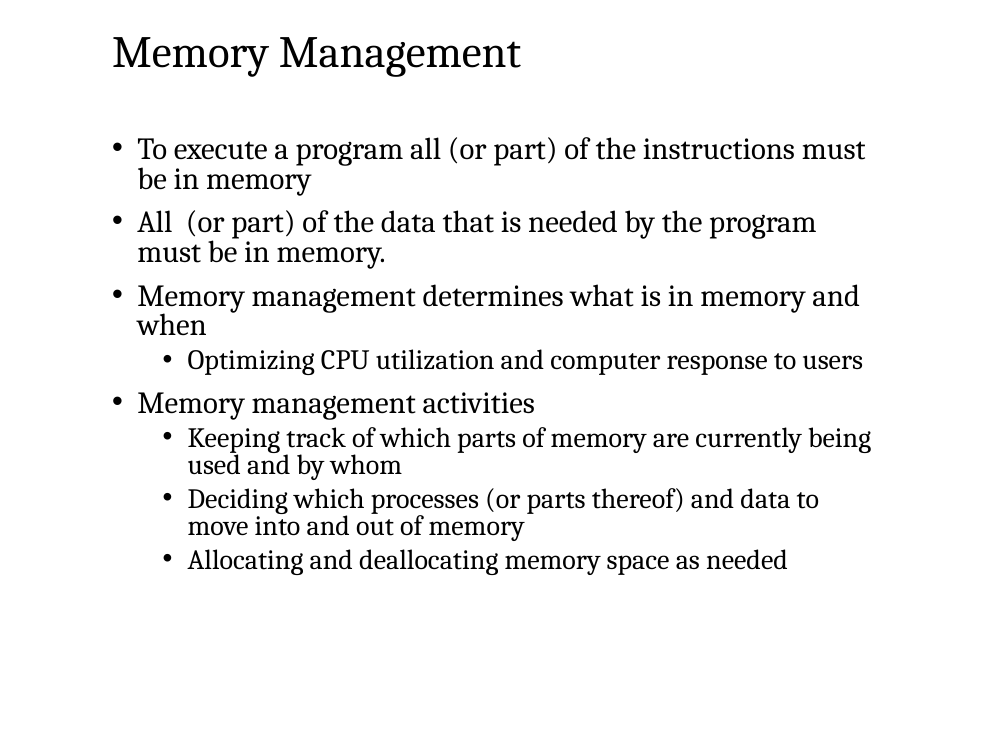
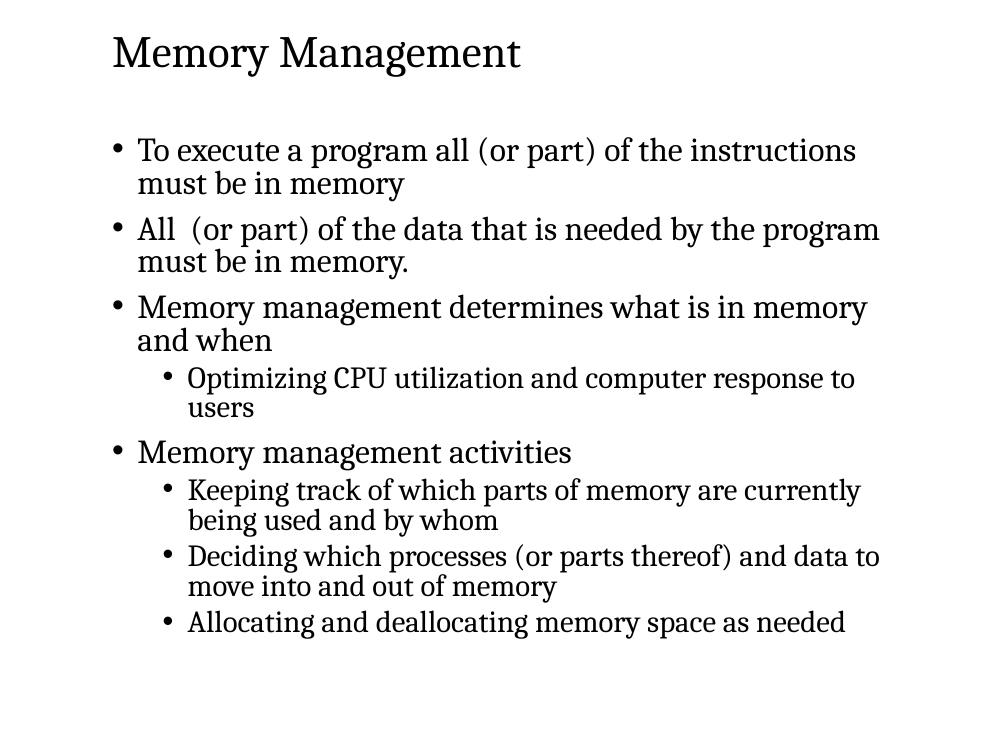
Before and after one commit to josiahkeaton/Training-Materials, a slide deck: slide 37 of Software Testing/Fundamentals of Computer & OS Concepts/ch1.ppt. Drawn at 1008x756 pixels with LibreOffice and Linux fonts; fonts in the diff are those of the drawing; background and template pictures are left out. Boxes give left, top, right and bottom in pixels: in the first picture for what was removed or moved away, otherwise in the second. Text is boxed around its words. In the diff, an @@ line names an element or a change of style, - is before the commit and + after.

```diff
--- a/Software Testing/Fundamentals of Computer & OS Concepts/ch1.ppt
+++ b/Software Testing/Fundamentals of Computer & OS Concepts/ch1.ppt
@@ text "To execute a program all ..." at [137, 137, 880, 639]: size 22 to 24 pt in "To execute a program all (or part) ...", "All (or part) of the data that ...", "Memory management determines what is in memory ...", "Memory management activities"; size 20 to 22 pt in "Optimizing CPU utilization and computer response to ...", "Keeping track of which parts of memory ...", "Deciding which processes (or parts thereof) and ...", "Allocating and deallocating memory space as needed" @@
```
Also in this commit, not shown: 31 other slides changed, 24 other files.
